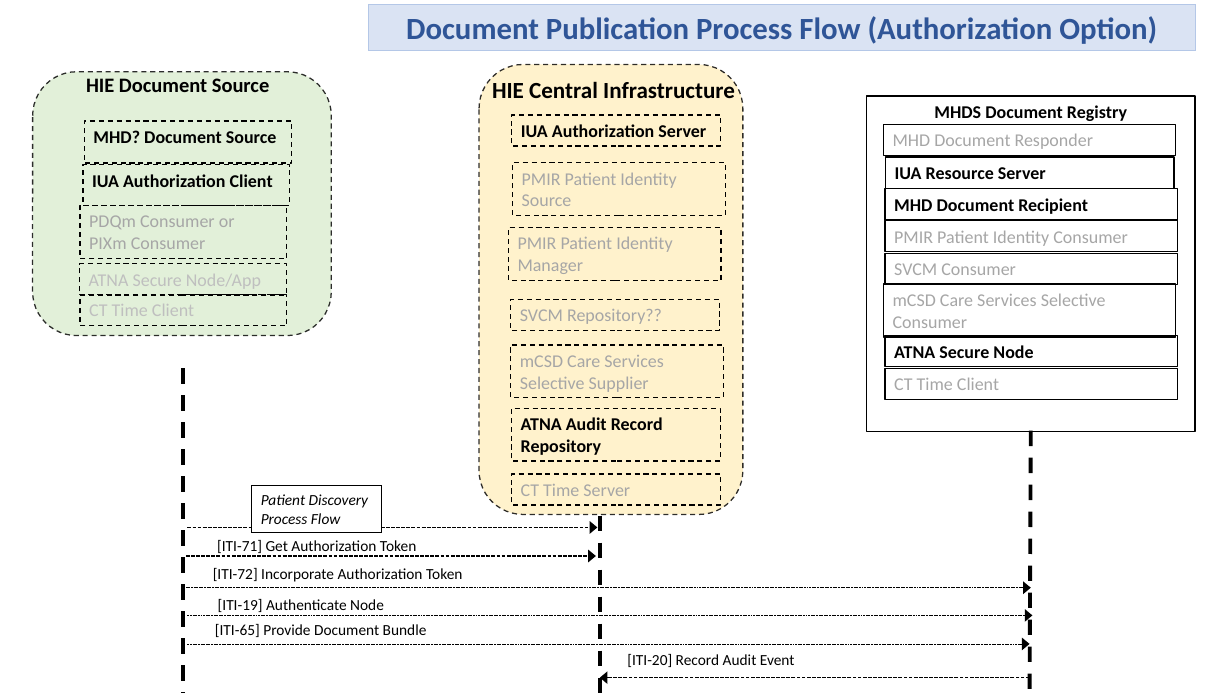
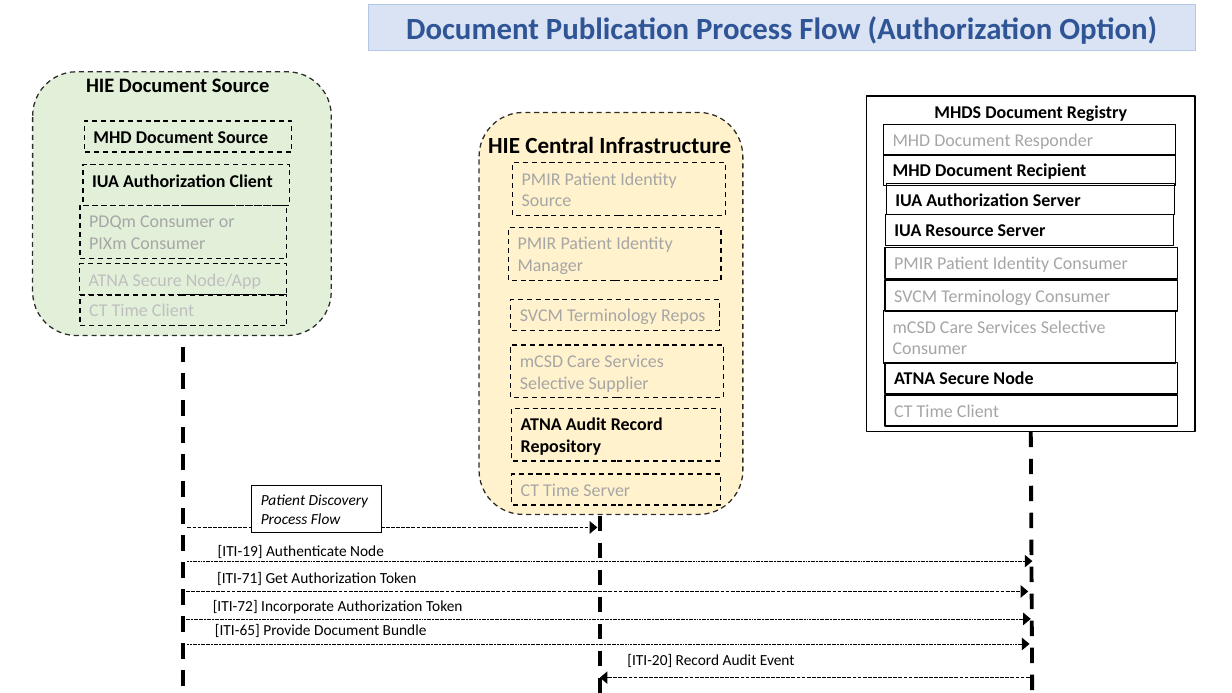
Before and after one commit to IHE/IT-Infrastructure, a slide deck: slide 4 of MHDS/MHDS-alt-actorDiagram-and-processFlows.pptx. Drawn at 1232x693 pixels with LibreOffice and Linux fonts; fonts in the diff are those of the drawing. Boxes give left, top, right and bottom in pixels: in the first picture for what was removed or moved away, otherwise in the second. Text is boxed around its words. In the diff, an @@ line names an element or a change of style, - is before the commit and + after.

```diff
--- a/MHDS/MHDS-alt-actorDiagram-and-processFlows.pptx
+++ b/MHDS/MHDS-alt-actorDiagram-and-processFlows.pptx
@@ rounded rectangle: place and size @@
-rounded rectangle at bbox=[480, 65, 744, 515]
+rounded rectangle at bbox=[480, 113, 744, 515]
@@ rectangle "MHD Document Source": place and size @@
-rectangle "MHD Document Source" at bbox=[84, 121, 292, 164]
+rectangle "MHD Document Source" at bbox=[84, 121, 292, 152]
@@ text in rectangle at bbox=[93, 131, 269, 143]: text changed @@
-MHD? Document Source
+MHD Document Source
@@ text "HIE Central Infrastructure": place and size @@
-text "HIE Central Infrastructure" at bbox=[492, 78, 735, 98]
+text "HIE Central Infrastructure" at bbox=[488, 136, 731, 153]
@@ rectangle "MHD Document Recipient": place and size @@
-rectangle "MHD Document Recipient" at bbox=[885, 189, 1177, 220]
+rectangle "MHD Document Recipient" at bbox=[884, 154, 1176, 186]
@@ rectangle "IUA Authorization Server": place and size @@
-rectangle "IUA Authorization Server" at bbox=[512, 115, 721, 146]
+rectangle "IUA Authorization Server" at bbox=[886, 184, 1175, 215]
@@ rectangle "IUA Authorization Server" at bbox=[886, 184, 1175, 215]: outline #000000 1 pt dashed to #000000 1 pt @@
@@ rectangle "IUA Resource Server": place and size @@
-rectangle "IUA Resource Server" at bbox=[885, 157, 1174, 189]
+rectangle "IUA Resource Server" at bbox=[885, 214, 1174, 246]
@@ 5 rectangles: place and size @@
-5 rectangles at bbox=[884, 221, 1177, 400]
+5 rectangles at bbox=[884, 248, 1177, 427]
@@ text in rectangle at bbox=[894, 290, 1110, 305]: text changed @@
-SVCM Consumer
+SVCM Terminology Consumer
@@ text in rectangle at bbox=[520, 308, 705, 324]: text changed @@
-SVCM Repository??
+SVCM Terminology Repos
@@ line moved from (183, 369) - (183, 693) to (183, 347) - (183, 693) @@
@@ text "[ITI-19] Authenticate Node": place and size @@
-text "[ITI-19] Authenticate Node" at bbox=[218, 599, 384, 612]
+text "[ITI-19] Authenticate Node" at bbox=[218, 545, 384, 558]
@@ arrow moved from (188, 616) - (1032, 616) to (188, 561) - (1032, 561) @@
@@ arrow moved from (186, 556) - (596, 556) to (186, 592) - (1029, 592) @@
@@ 2 texts, 1 arrow: place and size @@
-2 texts, 1 arrow at bbox=[186, 540, 1031, 588]
+2 texts, 1 arrow at bbox=[186, 572, 1031, 619]
```
Also in this commit, not shown: 4 other slides changed, 1 slide added, 2 other files.
